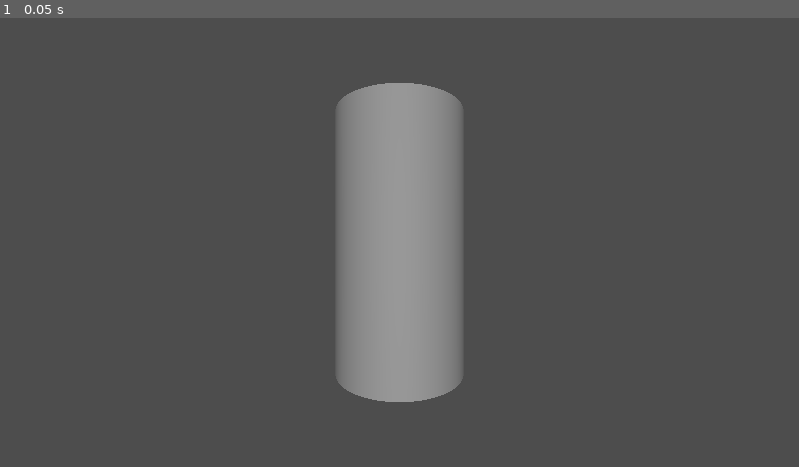
Above: before the commit, frame 1.
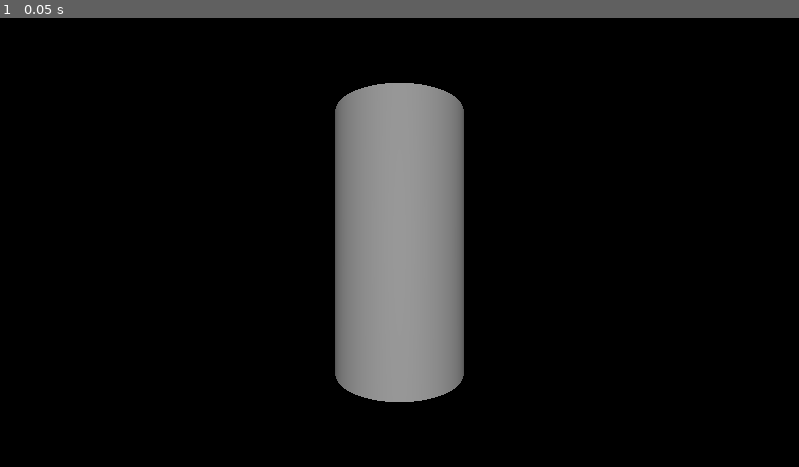
Above: after the commit, the same moment.

Repository: xiaobin83/godot-tauri
Game: Godot game, scene res://node_3d.tscn
The game is run twice, just before and just after one commit, with the same random seed, the same clock (stepped at 60 frames per second) and the same inputs.
Inputs:
- Up to frame 1 (0.05 s): no input

The runs differ from the first frame. In frame 1, 89% of the frame differs, in the area x 0-100%, y 0-100%.

Commit message:
make background transparent

Diff:
--- a/src-godot/play-ground/project.godot
+++ b/src-godot/play-ground/project.godot
@@ -15,7 +15,13 @@
 config/features=PackedStringArray("4.5", "GL Compatibility")
 config/icon="res://icon.svg"
 
+[display]
+
+window/per_pixel_transparency/allowed=true
+
 [rendering]
 
 renderer/rendering_method="gl_compatibility"
 renderer/rendering_method.mobile="gl_compatibility"
+environment/defaults/default_clear_color=Color(0.3019608, 0.3019608, 0.3019608, 0)
+viewport/transparent_background=true
Not shown, changed: src-godot/play-ground/export_presets.cfg
Not shown, changed: src/App.vue
